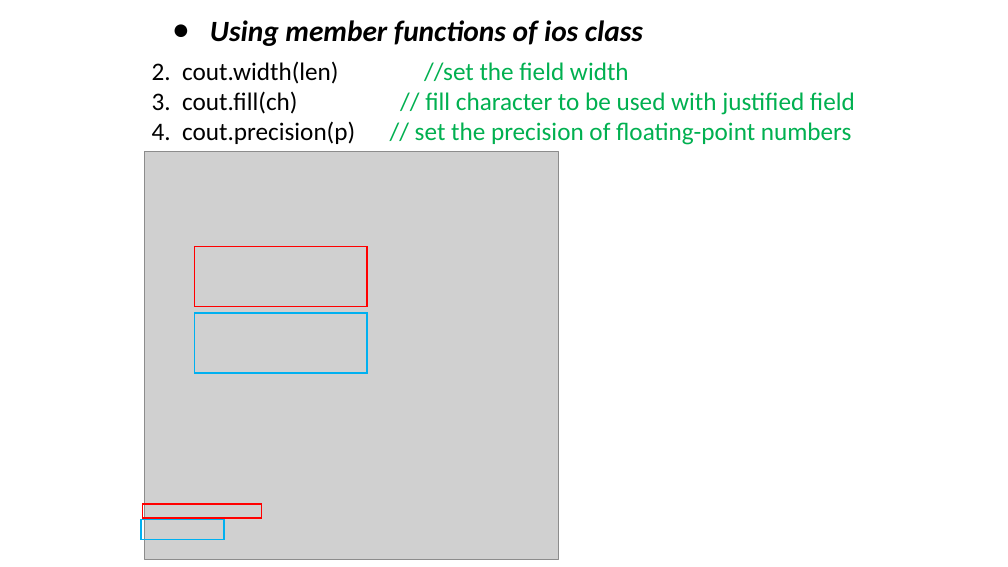
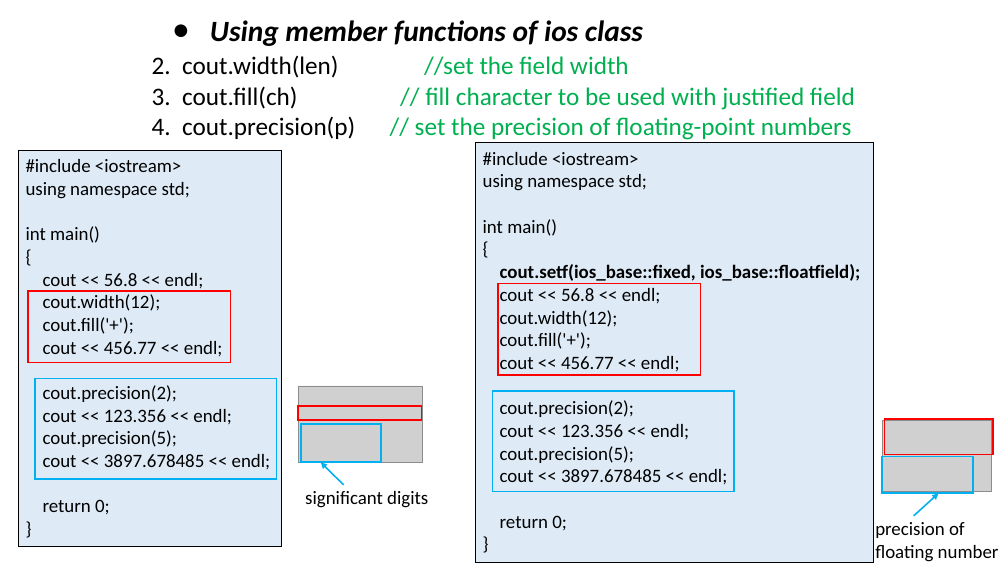
Before and after one commit to ShiqiYu/CPP, a slide deck: slide 5 of week02/Lab02.pptx (slide 10 before the commit). Drawn at 1008x567 pixels with LibreOffice and Linux fonts; fonts in the diff are those of the drawing; grey boxes stand for pictures; background and template pictures are left out. Boxes give left, top, right and bottom in pixels: in the first picture for what was removed or moved away, otherwise in the second. Text is boxed around its words. In the diff, an @@ line names an element or a change of style, - is before the commit and + after.

```diff
--- a/week02/Lab02.pptx
+++ b/week02/Lab02.pptx
@@ text "2. cout.width(len) //set the field ...": place and size @@
-text "2. cout.width(len) //set the field ..." at [152, 62, 855, 145]
+text "2. cout.width(len) //set the field ..." at [152, 56, 855, 140]
@@ rectangle added at [476, 143, 874, 563], fill #DEEBF7, outline #000000 0.75 pt, 18 pt, text #000000 @@
+#include <iostream>
+using namespace std;
+int main()
+{
+cout.setf(ios_base::fixed, ios_base::floatfield);
+cout << 56.8 << endl;
+cout.width(12);
+cout.fill('+');
+cout << 456.77 << endl;
+cout.precision(2);
+cout << 123.356 << endl;
+cout.precision(5);
+cout << 3897.678485 << endl;
+return 0;
+}
@@ rectangle added at [18, 150, 282, 547], fill #DEEBF7, outline #000000 0.75 pt, 18 pt, text #000000 @@
+#include <iostream>
+using namespace std;
+int main()
+{
+cout << 56.8 << endl;
+cout.width(12);
+cout.fill('+');
+cout << 456.77 << endl;
+cout.precision(2);
+cout << 123.356 << endl;
+cout.precision(5);
+cout << 3897.678485 << endl;
+return 0;
+}
@@ picture removed at [144, 152, 559, 560] @@
@@ rectangle: place and size @@
-rectangle at [194, 247, 367, 306]
+rectangle at [28, 291, 231, 363]
@@ rectangle added at [498, 284, 701, 375], outline #FF0000 1.5 pt @@
@@ rectangle: place and size @@
-rectangle at [194, 313, 367, 373]
+rectangle at [35, 379, 277, 479]
@@ picture added at [299, 386, 423, 462] @@
@@ rectangle: place and size @@
-rectangle at [143, 504, 262, 518]
+rectangle at [298, 406, 422, 420]
@@ rectangle added at [493, 391, 735, 492], outline #00B0F0 1.5 pt @@
@@ rectangle added at [885, 419, 993, 454], outline #FF0000 1.5 pt @@
@@ rectangle: place and size @@
-rectangle at [141, 520, 224, 540]
+rectangle at [301, 424, 381, 463]
@@ picture added at [882, 420, 992, 492] @@
@@ arrow added from (344, 485) to (321, 462), #00B0F0 1.5 pt @@
@@ rectangle added at [882, 457, 974, 494], outline #00B0F0 1.5 pt @@
@@ text added at [305, 491, 428, 508], 18 pt, text #000000 @@
+significant digits
@@ arrow added from (914, 516) to (938, 494), #00B0F0 1.5 pt @@
@@ text added at [875, 522, 999, 562], 18 pt, text #000000 @@
+precision of
+floating number
```
Also in this commit, not shown: 5 other slides changed, 9 slides added, 11 slides removed.
